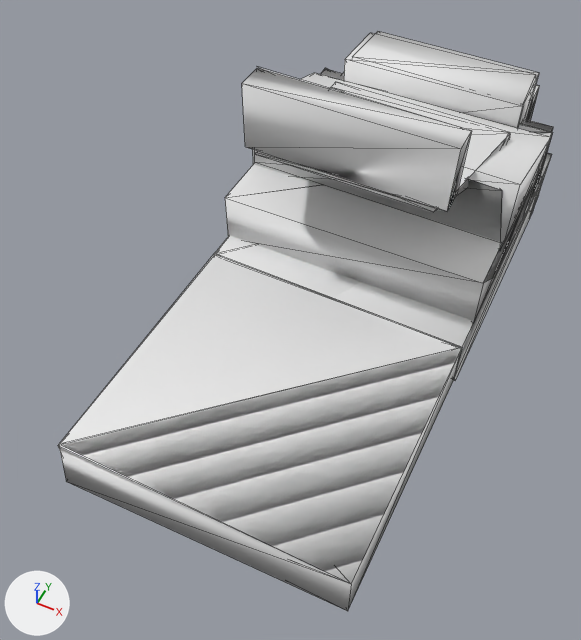
The OBJ model src/main/resources/assets/kn8/meshes/kota/foot_left.obj, before and after one commit.
One viewpoint serves both versions: a 50 mm camera at (-0.011, -0.223, 0.329) aimed at (-0.13, 0.015, 0.032). The lights are fixed; the arrows at lower left show +X, +Y and +Z. The picture after the commit comes second. Mesh edges are drawn as thin lines. Where no turn or scale is listed for an object, it has been applied to the vertices. Vertices at exactly the same position are counted once.

The first picture shows 'foot_left'.
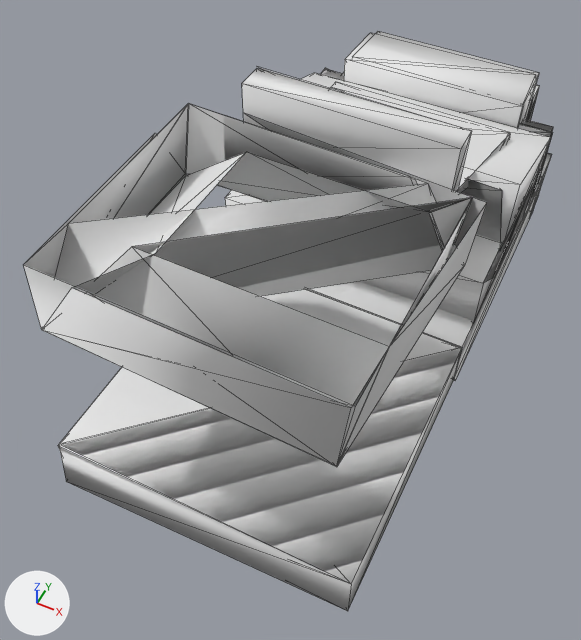
Edits to the bpy script that builds the scene:
```text
Change me_foot_left:
    used by ob_foot_left; location = (0.0, 0.0, 0.0)
    remove me_foot_left.from_pydata(...)  # 149 vertices, 284 faces; spans x -0.191..-0.049, y -0.097..0.232, z 0.0..0.137
    add me_foot_left.from_pydata(...)  # 181 vertices, 333 faces; spans x -0.191..-0.049, y -0.097..0.232, z 0.0..0.14
    me_foot_left part 1: a new loose piece of 32 vertices spanning x -0.186..-0.051, y -0.09..0.031, z 0.097..0.14
    other edits to the shape of me_foot_left do not show in these pictures
```

What differs and where, as boxes (x1, y1, x2, y2) in the pictures (581 x 640 px):
'foot_left', reshaped (7% wider): before (58, 31, 553, 611); after (24, 31, 553, 611)
part 1 of me_foot_left, added: after (24, 103, 487, 467)
